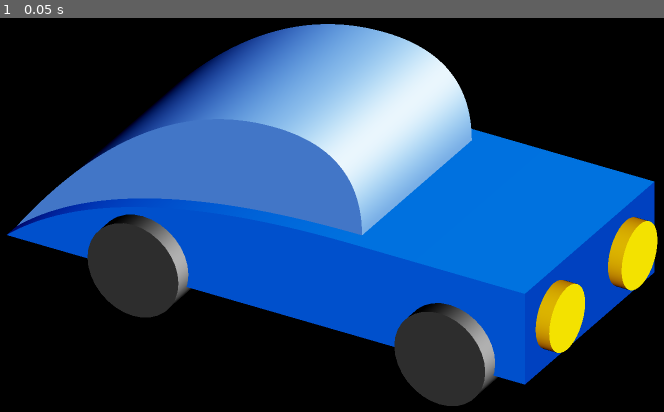
Above: before the commit, frame 1.
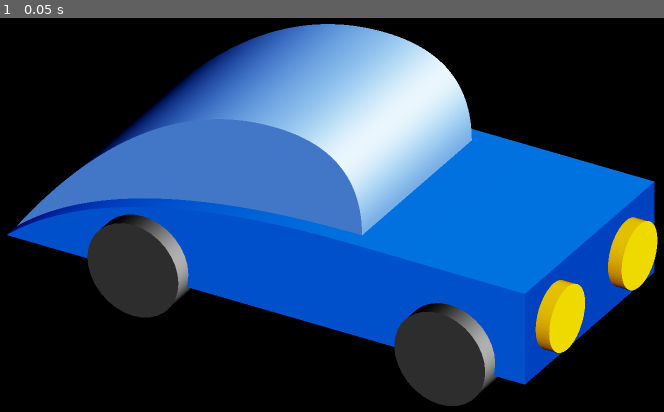
Above: after the commit, the same moment.

Repository: kvu787/Worlds
Game: Godot game, scene res://Scenes/SlopeCar/SlopeCar_Palette6.tscn
The game is run twice, just before and just after one commit, with the same random seed, the same clock (stepped at 60 frames per second) and the same inputs. The project has no main scene, so this scene is started directly.
Inputs:
- Up to frame 1 (0.05 s): no input

The runs differ from the first frame. In frame 1, 0.2% of the frame differs, in the area x 82-98%, y 50-71%.

Commit message:
Adjust color and update image

Diff:
--- a/Godot/ShaderTest/Materials/SlopeCar/Palette6/Headlights.tres
+++ b/Godot/ShaderTest/Materials/SlopeCar/Palette6/Headlights.tres
@@ -8,6 +8,6 @@
 shader_parameter/_BASE_COLOR = Color(0.90982777, 0.79595864, 0, 1)
 shader_parameter/_BASE_COLOR_POSITION = 0.6550000311125
 shader_parameter/_SHIFT = 0.6550000311125
-shader_parameter/_ROTATION = 0.0
+shader_parameter/_ROTATION = 22.000001045
 shader_parameter/_DARKEN_RATIO = 1.0
 shader_parameter/_LIGHTEN_RATIO = 1.0
Not shown, changed: Images/SlopeCar_Palette6.png
